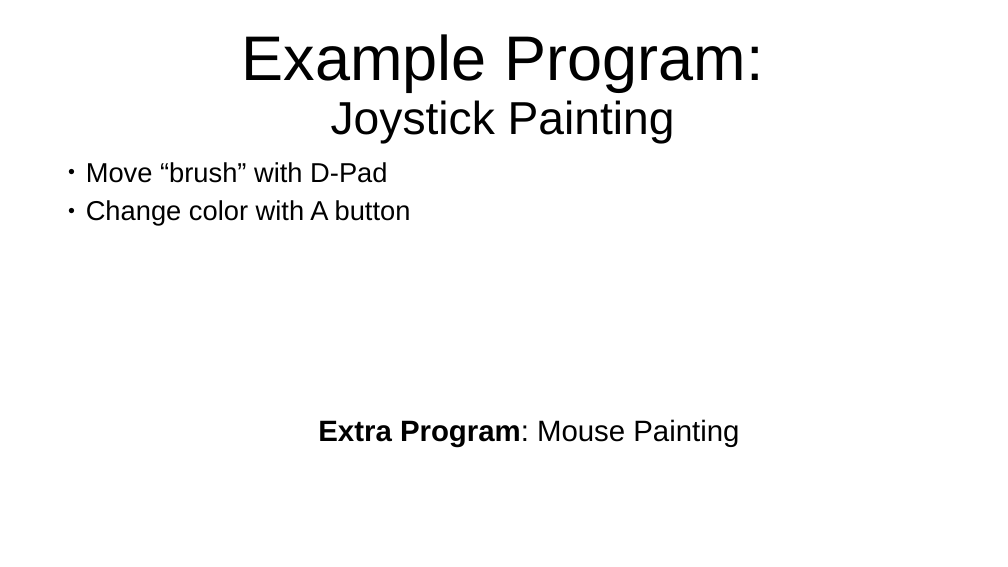
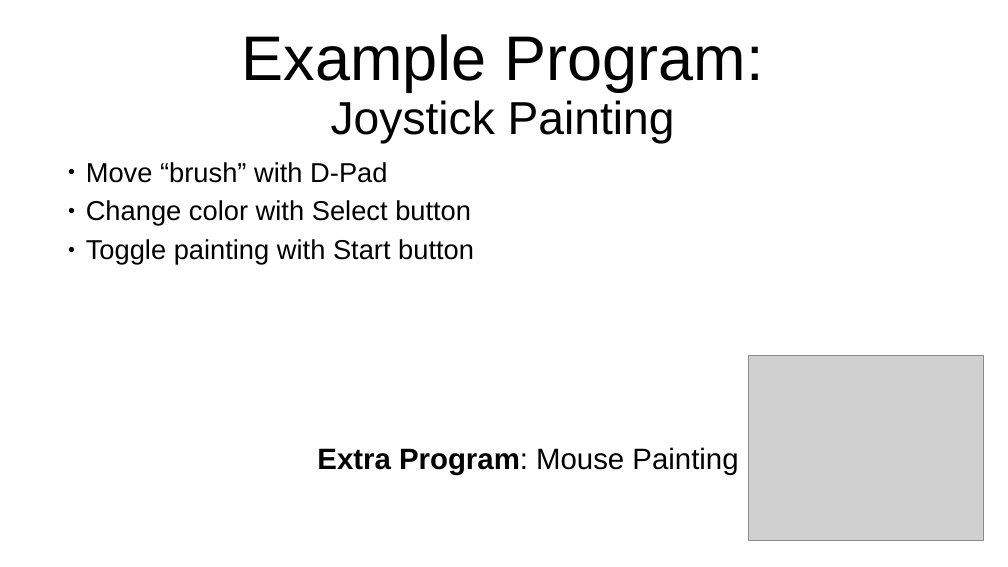
Before and after one commit to SlithyMatt/x16-assembly-tutorial, a slide deck: slide 11 of Lesson14/Lesson14.odp (slide 10 before the commit). Drawn at 1008x567 pixels with LibreOffice and Linux fonts; fonts in the diff are those of the drawing; grey boxes stand for pictures. Boxes give left, top, right and bottom in pixels: in the first picture for what was removed or moved away, otherwise in the second. Text is boxed around its words. In the diff, an @@ line names an element or a change of style, - is before the commit and + after.

Commit message:
joystick demo, colors spastic

```diff
--- a/Lesson14/Lesson14.odp
+++ b/Lesson14/Lesson14.odp
@@ text at [86,200,474,264]: text changed @@
-● Change color with A button
+● Change color with Select button
+● Toggle painting with Start button
@@ picture added at [749,355,983,541] @@
@@ text "Extra Program: Mouse Painting": place and size @@
-text "Extra Program: Mouse Painting" at [318,419,739,447]
+text "Extra Program: Mouse Painting" at [317,447,738,475]
```
Also in this commit, not shown: 2 other slides changed, 1 slide added, 2 other files.
